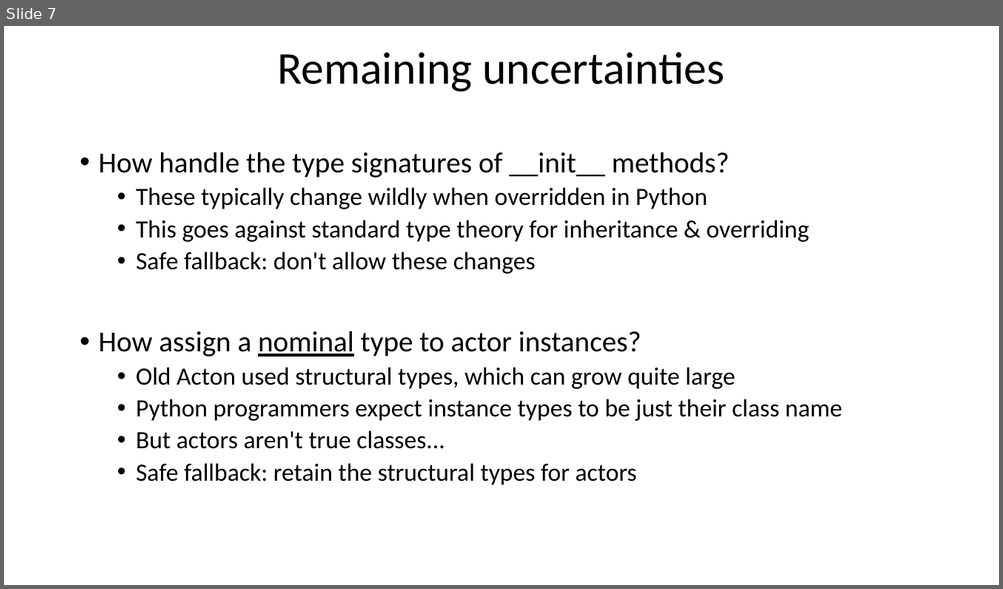
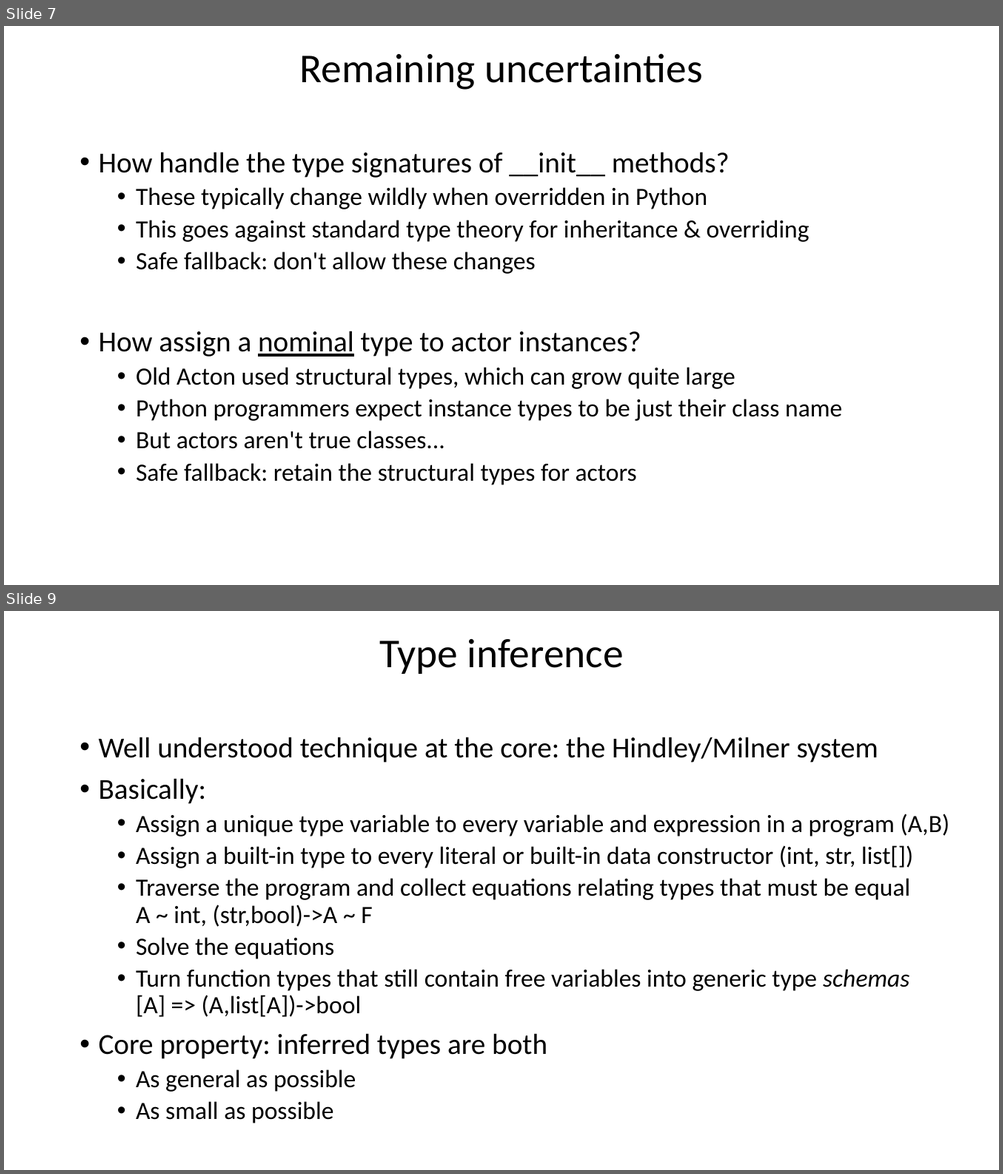
Before and after one commit to actonlang/acton, a slide deck: ActonCompiler.pptx. Shown one above the other, each under a label of ours: slide 7 before the commit, slides 7 and 9 after it; the slides between them are not shown. The pictures are 1003x589 and 1003x1174 pixels, drawn with LibreOffice and Linux fonts; fonts in the diff are those of the drawing. Boxes give left, top, right and bottom in pixels: in the first picture for what was removed or moved away, otherwise in the second. Text is boxed around its words. In the diff, an @@ line names an element or a change of style, - is before the commit and + after.

```diff
--- a/ActonCompiler.pptx
+++ b/ActonCompiler.pptx
@@ slide 9 added at (x1=4, y1=611, x2=999, y2=1170), background #FFFFFF @@
@@ title added at (x1=379, y1=639, x2=623, y2=674), 39.6 pt, text #000000 @@
+Type inference
@@ text added at (x1=99, y1=737, x2=950, y2=1124), 24 pt, text #000000 @@
+• Well understood technique at the core: the Hindley/Milner system
+• Basically:
+  • Assign a unique type variable to every variable and expression in a program (A,B)
+  • Assign a built-in type to every literal or built-in data constructor (int, str, list[])
+  • Traverse the program and collect equations relating types that must be equal
+    A ~ int, (str,bool)->A ~ F
+  • Solve the equations
+  • Turn function types that still contain free variables into generic type schemas
+    [A] => (A,list[A])->bool
+• Core property: inferred types are both
+  • As general as possible
+  • As small as possible
@@ slide 7 changed as well @@
@@ title "Remaining uncertainties" at (x1=300, y1=53, x2=702, y2=90): size 44 to 39.6 pt @@
```
Also in this commit, not shown: 6 other slides changed, 8 other slides added.
